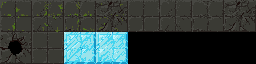
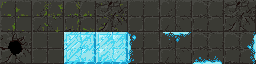
The second 256 x 64 image is a revision of the first. Changes to its layers:
added layer "Layer 13" above "Layer 7" over <box>128,32,256,64</box>
painted on "Layer 7" over <box>128,32,256,64</box>
